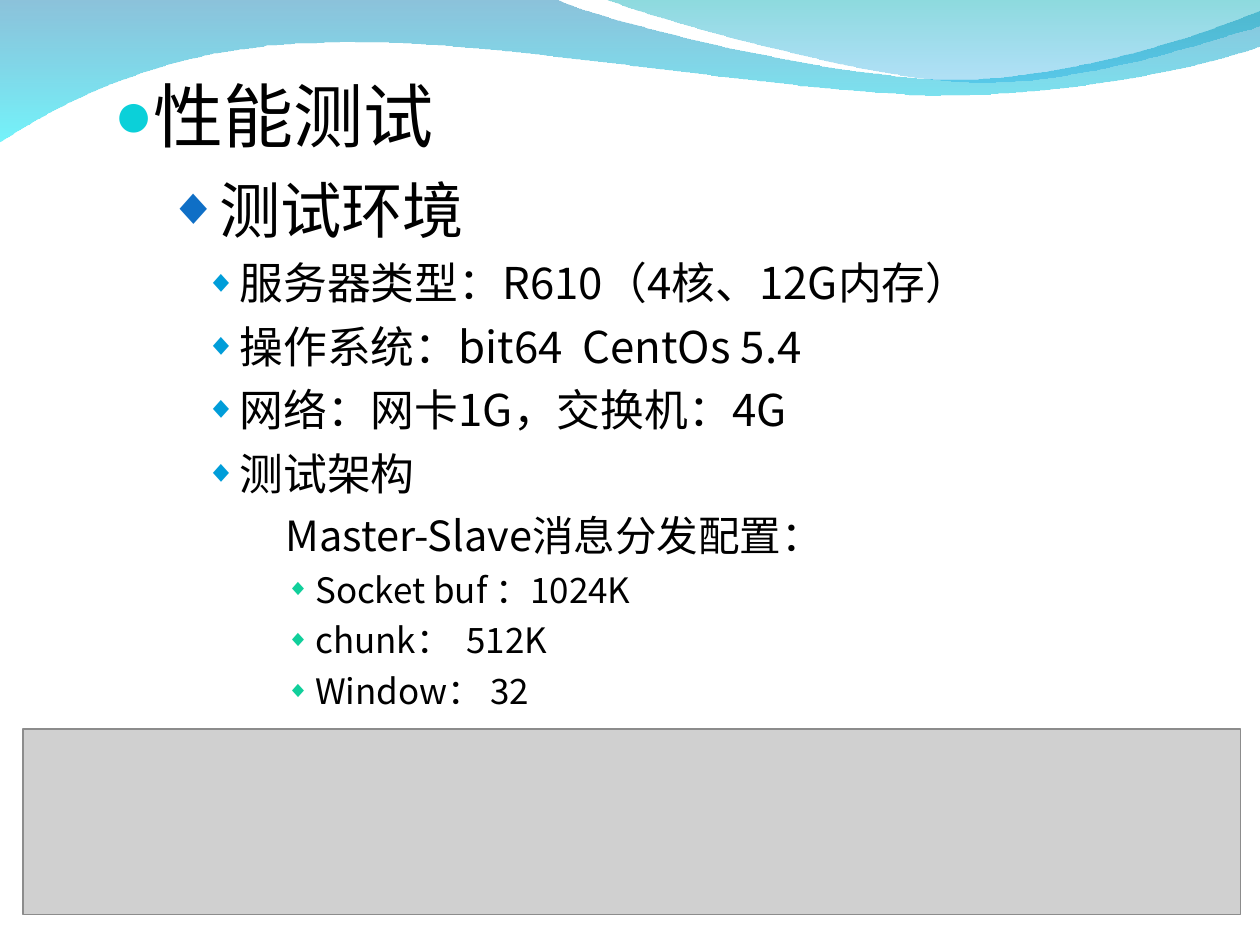
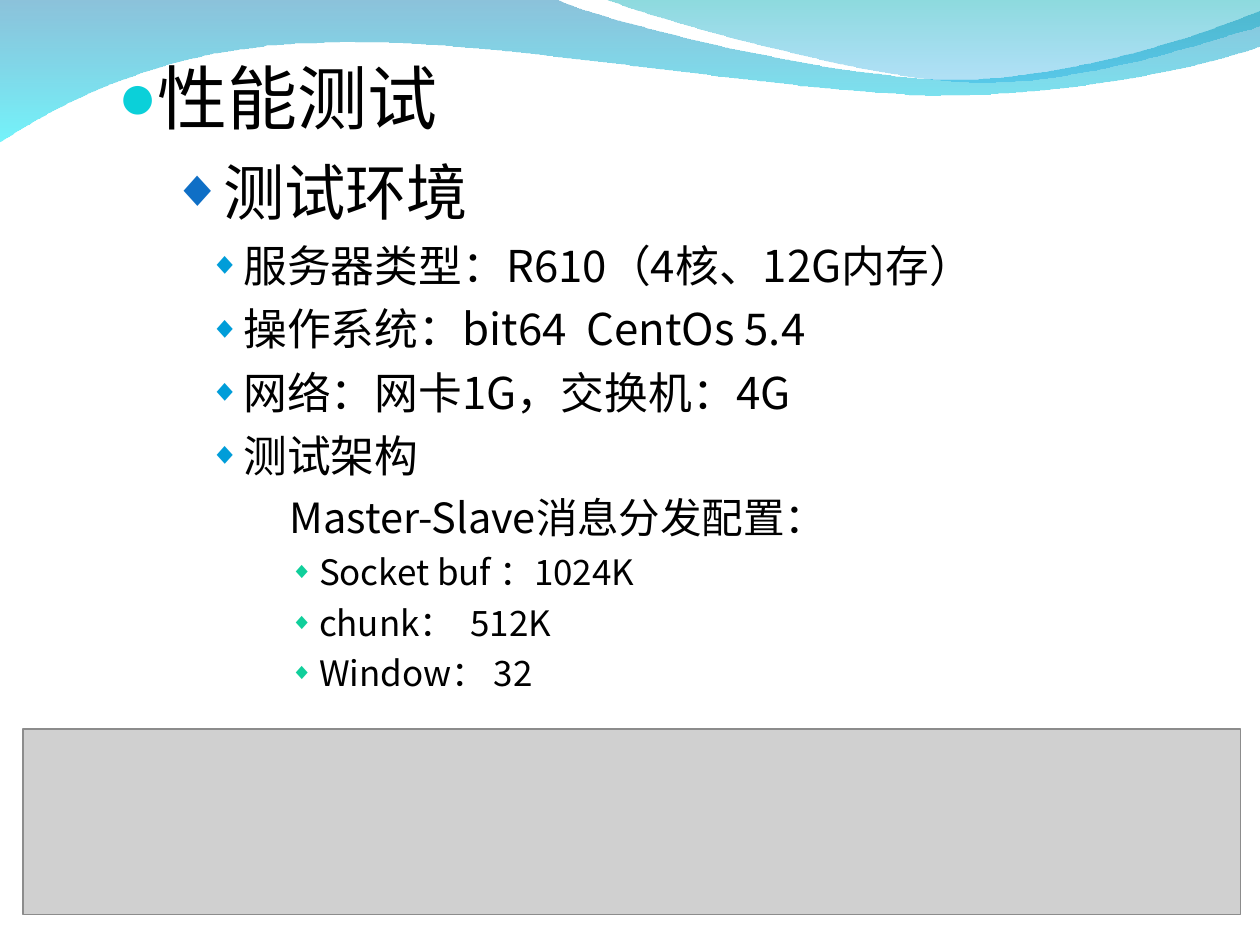
Before and after one commit to zxf1864/cwinux-mq, a slide deck: slide 22 of mq/doc/introduce.ppt. Drawn at 1260x945 pixels with LibreOffice and Linux fonts; fonts in the diff are those of the drawing; grey boxes stand for pictures; background and template pictures are left out. Boxes give left, top, right and bottom in pixels: in the first picture for what was removed or moved away, otherwise in the second. Text is boxed around its words. In the diff, an @@ line names an element or a change of style, - is before the commit and + after.

```diff
--- a/mq/doc/introduce.ppt
+++ b/mq/doc/introduce.ppt
@@ text "性能测试" rewrapped from <box>154,83,969,705</box> to <box>158,54,973,687</box> @@
```
Also in this commit, not shown: 3 other files.
